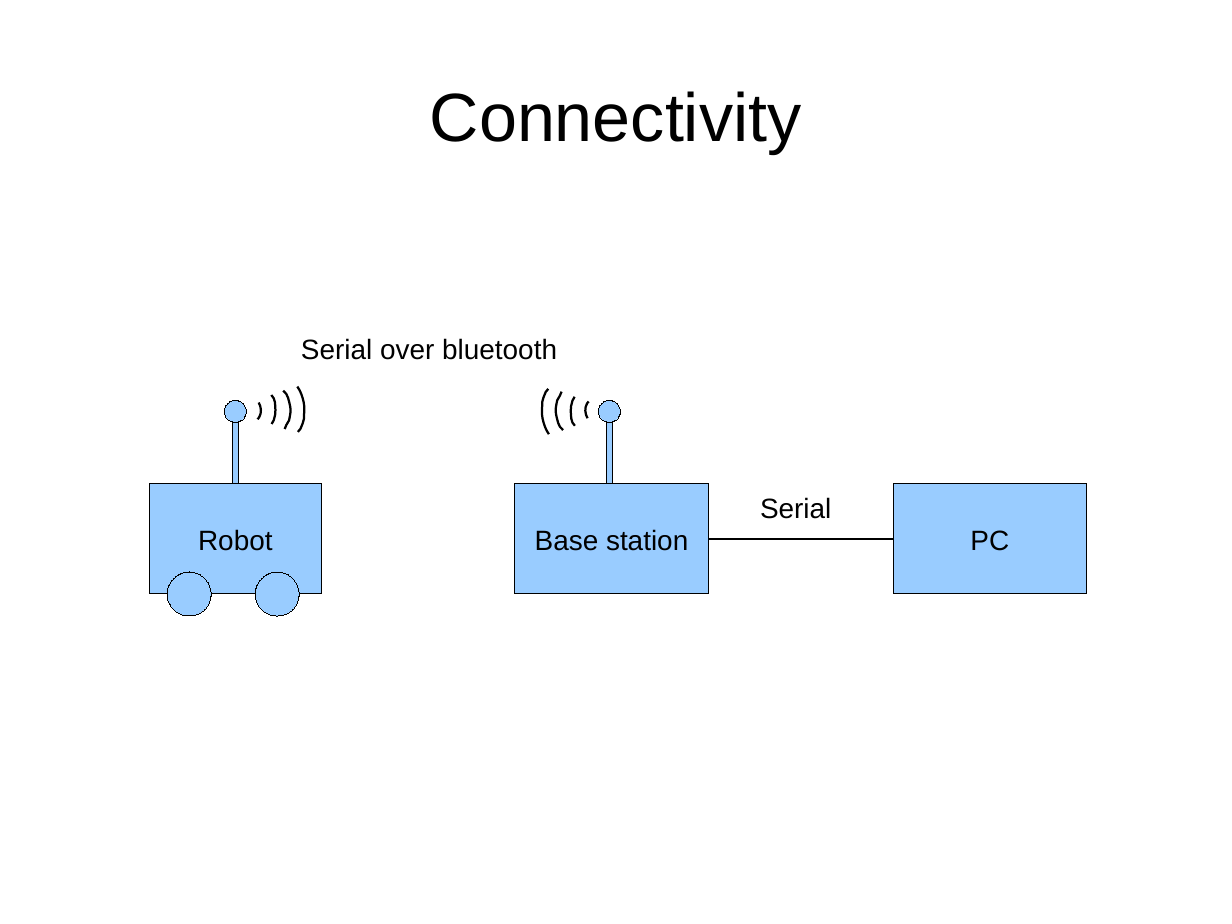
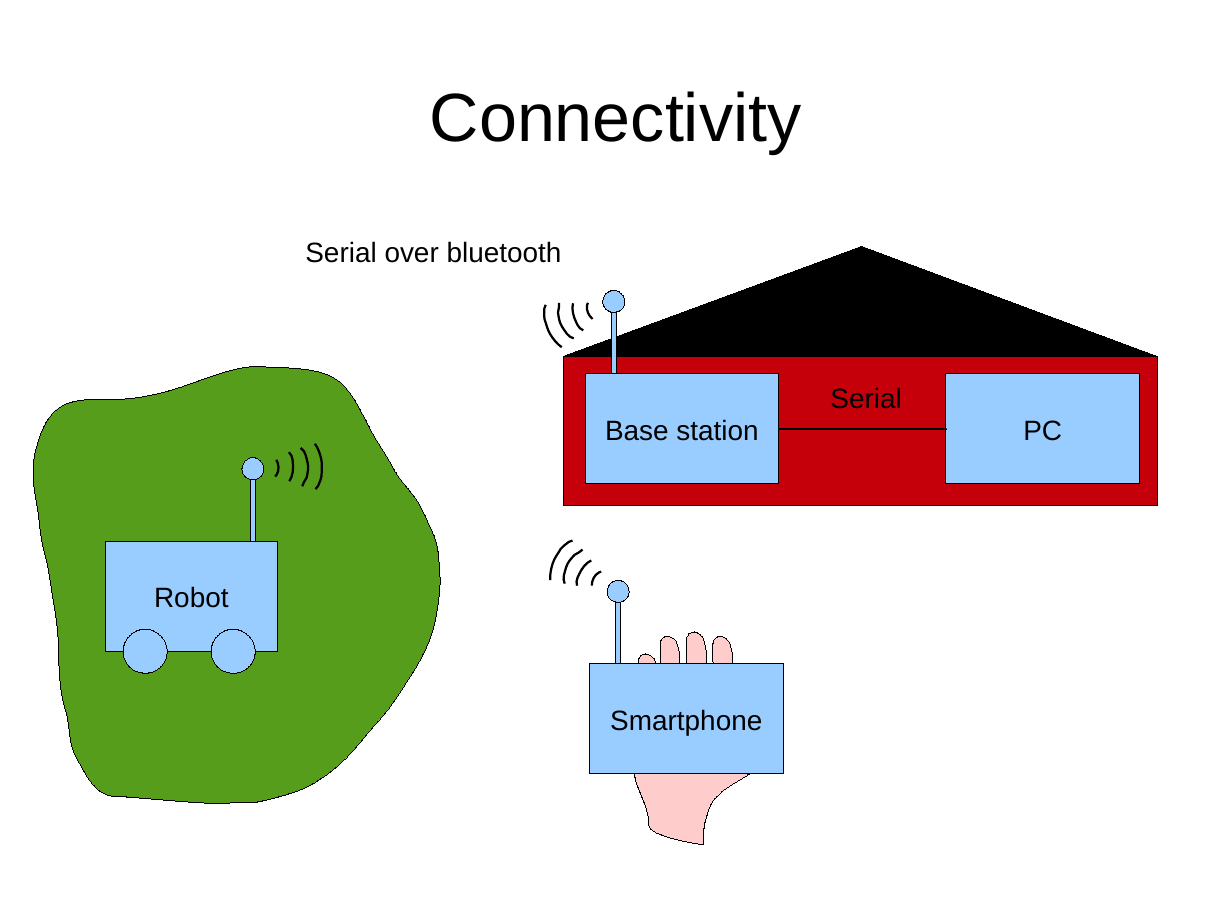
Before and after one commit to eerimoq/romeo, a slide deck: slide 4 of doc/schematics.odp. Drawn at 1232x924 pixels with LibreOffice and Linux fonts; fonts in the diff are those of the drawing. Boxes give left, top, right and bottom in pixels: in the first picture for what was removed or moved away, otherwise in the second. Text is boxed around its words. In the diff, an @@ line names an element or a change of style, - is before the commit and + after.

```diff
--- a/doc/schematics.odp
+++ b/doc/schematics.odp
@@ text "Serial over bluetooth" moved from (x1=301, y1=338, x2=557, y2=360) to (x1=305, y1=241, x2=562, y2=263) @@
@@ triangle added at (x1=563, y1=246, x2=1157, y2=356), fill #000000, outline #000000 0 pt @@
@@ ellipse moved from (x1=598, y1=400, x2=620, y2=423) to (x1=603, y1=291, x2=625, y2=313) @@
@@ freeform shape resized from (x1=542, y1=389, x2=549, y2=435) to (x1=544, y1=305, x2=562, y2=348) @@
@@ freeform shape resized from (x1=556, y1=391, x2=563, y2=429) to (x1=558, y1=303, x2=574, y2=339) @@
@@ freeform shape resized from (x1=571, y1=397, x2=576, y2=426) to (x1=572, y1=303, x2=584, y2=330) @@
@@ freeform shape moved from (x1=586, y1=401, x2=589, y2=418) to (x1=587, y1=303, x2=593, y2=319) @@
@@ rectangle moved from (x1=607, y1=418, x2=613, y2=506) to (x1=612, y1=307, x2=617, y2=396) @@
@@ rectangle added at (x1=563, y1=357, x2=1157, y2=506), fill #C5000B, outline #000000 0 pt @@
@@ freeform shape added at (x1=34, y1=367, x2=440, y2=804), fill #579D1C, outline #000000 0 pt @@
@@ rectangle "Base station" moved from (x1=515, y1=484, x2=709, y2=594) to (x1=586, y1=375, x2=779, y2=484) @@
@@ text "Serial" moved from (x1=760, y1=497, x2=831, y2=519) to (x1=830, y1=387, x2=901, y2=409) @@
@@ rectangle "PC" moved from (x1=893, y1=484, x2=1087, y2=594) to (x1=946, y1=375, x2=1139, y2=484) @@
@@ elbow line moved from (709, 539) - (893, 539) to (779, 429) - (946, 429) @@
@@ rectangle moved from (x1=233, y1=418, x2=238, y2=506) to (x1=250, y1=475, x2=256, y2=563) @@
@@ 3 freeform shapes, 1 ellipse moved together from (x1=225, y1=387, x2=304, y2=433) to (x1=243, y1=444, x2=322, y2=490) @@
@@ freeform shape moved from (x1=272, y1=395, x2=276, y2=424) to (x1=290, y1=453, x2=294, y2=482) @@
@@ rectangle "Robot" moved from (x1=150, y1=484, x2=322, y2=594) to (x1=105, y1=541, x2=277, y2=651) @@
@@ freeform shape added at (x1=550, y1=541, x2=572, y2=580), outline #000000 1.45 pt @@
@@ freeform shape added at (x1=563, y1=550, x2=582, y2=584), outline #000000 1.45 pt @@
@@ freeform shape added at (x1=577, y1=560, x2=591, y2=586), outline #000000 1.45 pt @@
@@ freeform shape added at (x1=593, y1=571, x2=601, y2=585), outline #000000 1.45 pt @@
@@ ellipse added at (x1=607, y1=580, x2=629, y2=603), fill #99CCFF, outline #000000 0 pt @@
@@ rectangle added at (x1=616, y1=598, x2=622, y2=686), fill #99CCFF, outline #000000 0 pt @@
@@ ellipse moved from (x1=255, y1=572, x2=298, y2=616) to (x1=123, y1=629, x2=167, y2=673) @@
@@ ellipse moved from (x1=168, y1=572, x2=211, y2=616) to (x1=211, y1=629, x2=255, y2=673) @@
@@ freeform shape added at (x1=638, y1=654, x2=658, y2=691), fill #FFCCCC, outline #000000 0 pt @@
@@ freeform shape added at (x1=661, y1=636, x2=681, y2=673), fill #FFCCCC, outline #000000 0 pt @@
@@ freeform shape added at (x1=686, y1=632, x2=707, y2=669), fill #FFCCCC, outline #000000 0 pt @@
@@ freeform shape added at (x1=713, y1=636, x2=733, y2=673), fill #FFCCCC, outline #000000 0 pt @@
@@ rectangle added at (x1=590, y1=664, x2=784, y2=774), fill #99CCFF, outline #000000 0 pt, 18 pt, text #000000 @@
+Smartphone
@@ freeform shape added at (x1=634, y1=676, x2=781, y2=845), fill #FFCCCC, outline #000000 0 pt @@
```
Also in this commit, not shown: 1 slide added, 4 other files.
